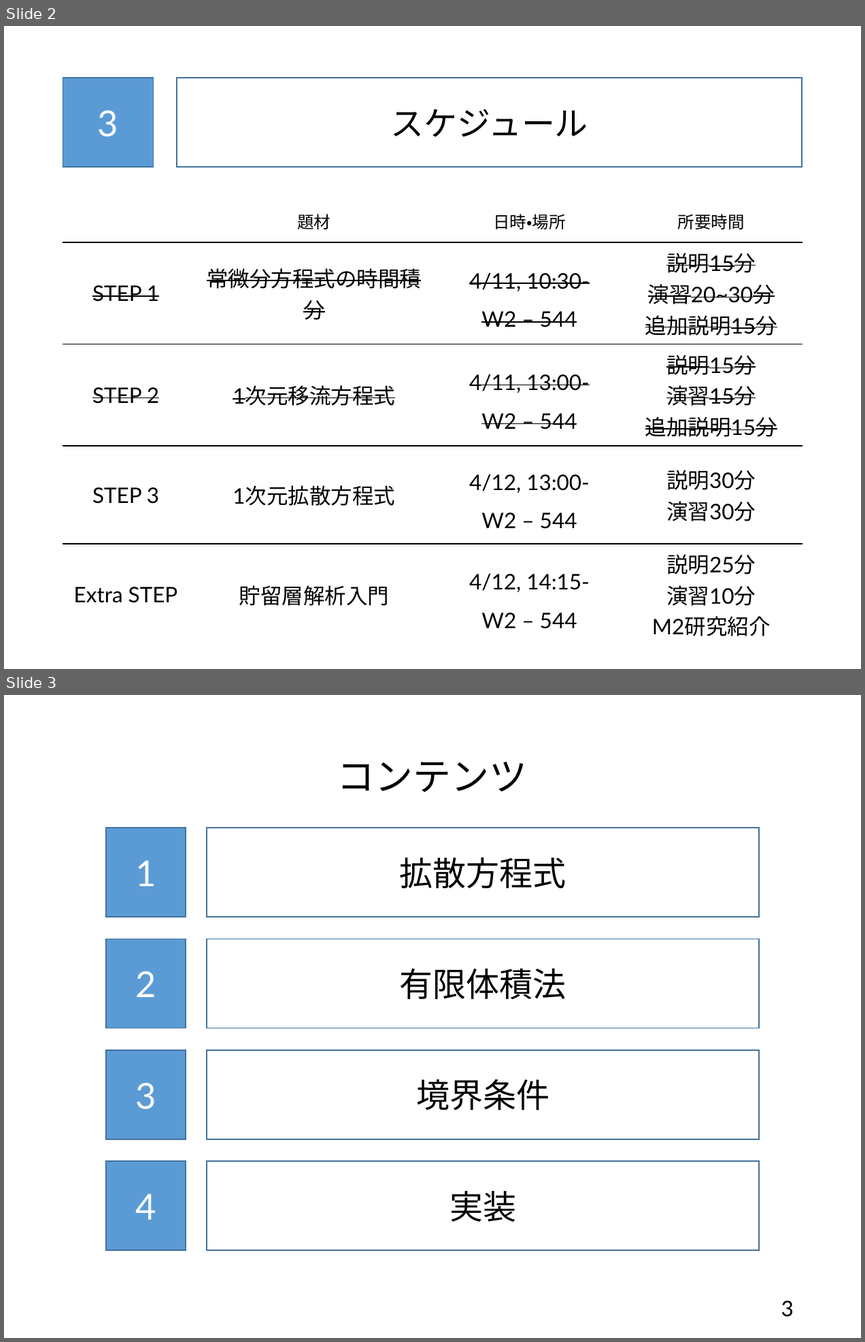
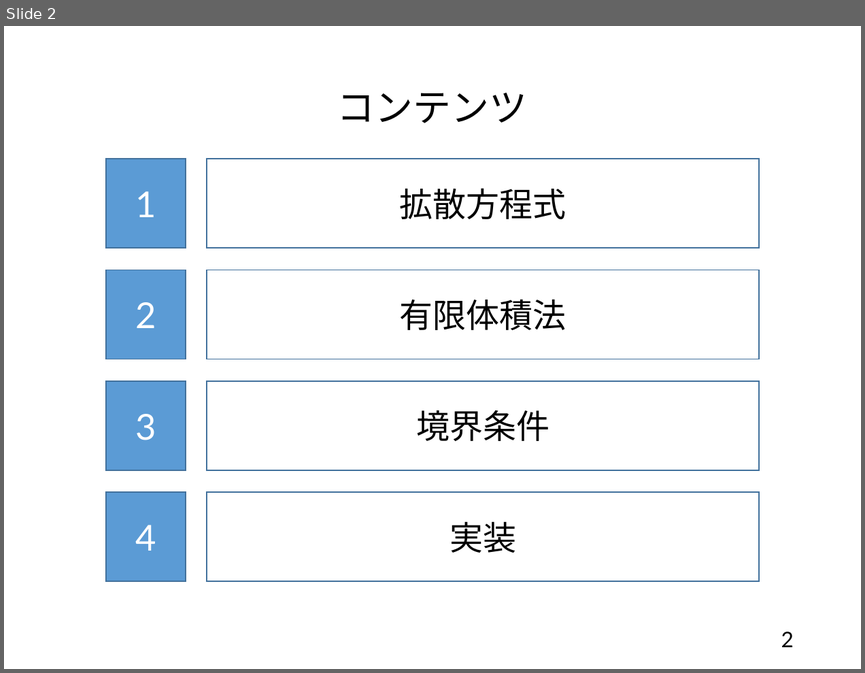
Before and after one commit to te288/intro_to_NA2022, a slide deck: pptx/03_1次元拡散方程式（陽解法）.pptx. Shown one above the other, each under a label of ours: slides 2 and 3 before the commit, slide 2 after it. The pictures are 865x1342 and 865x673 pixels, drawn with LibreOffice and Linux fonts; fonts in the diff are those of the drawing. Boxes give left, top, right and bottom in pixels: in the first picture for what was removed or moved away, otherwise in the second. Text is boxed around its words. In the diff, an @@ line names an element or a change of style, - is before the commit and + after.

```diff
--- a/pptx/03_1次元拡散方程式（陽解法）.pptx
+++ b/pptx/03_1次元拡散方程式（陽解法）.pptx
@@ slide 2 removed at <box>4,26,861,669</box>, background #FFFFFF @@
@@ rectangle removed at <box>63,78,154,167</box> @@
-3
@@ rectangle removed at <box>177,78,802,167</box> @@
-スケジュール
@@ table removed at <box>62,199,802,639</box>, 5 rows, 4 columns @@
- | 題材 | 日時・場所 | 所要時間
-STEP 1 | 常微分方程式の時間積分 | 4/11, 10:30- / W2 – 544 | 説明15分 / 演習20~30分 / 追加説明15分
-STEP 2 | 1次元移流方程式 | 4/11, 13:00- / W2 – 544 | 説明15分 / 演習15分 / 追加説明15分
-STEP 3 | 1次元拡散方程式 | 4/12, 13:00- / W2 – 544 | 説明30分 / 演習30分
-Extra STEP | 貯留層解析入門 | 4/12, 14:15- / W2 – 544 | 説明25分 / 演習10分 / M2研究紹介
@@ what was slide 3 is now slide 2 @@
@@ page number at <box>781,631,793,647</box>: text changed @@
-3
+2
```
Also in this commit, not shown: 10 slides changed, 3 other files.
